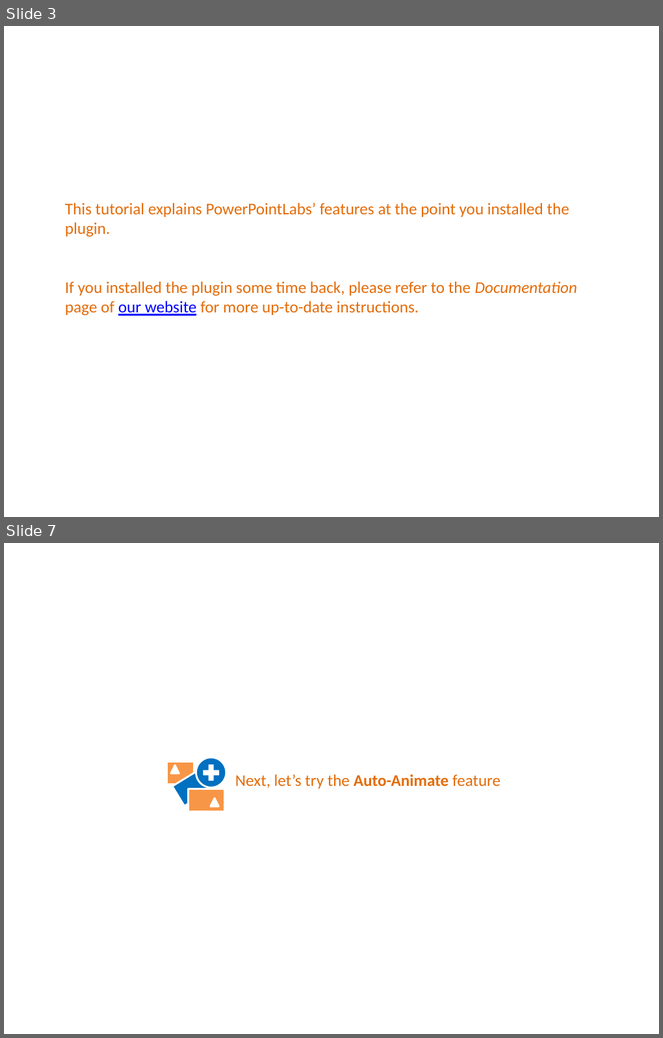
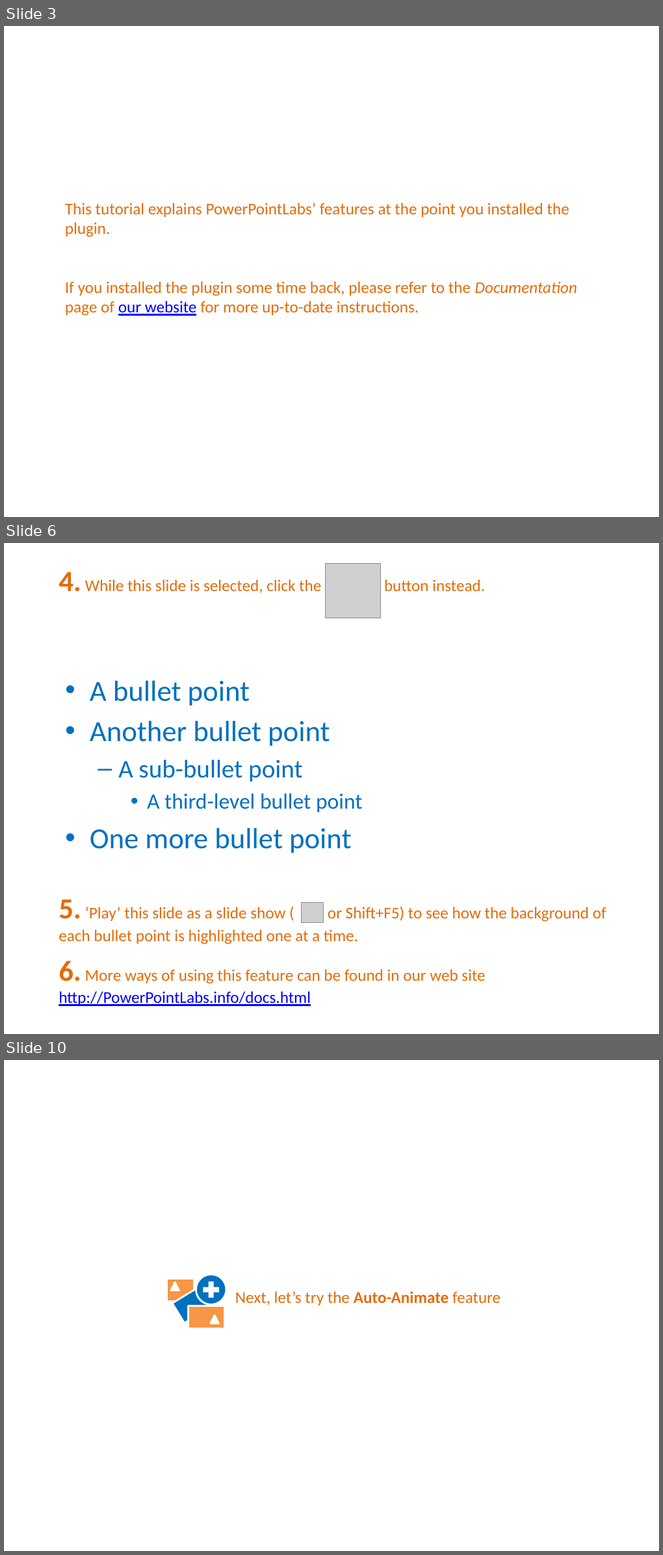
Before and after one commit to PowerPointLabs/PowerPointLabs, a slide deck: PowerPointLabs/PowerPointLabs/PowerPointLabs Quick Tutorial.pptx. Shown one above the other, each under a label of ours: slides 3 and 7 before the commit, slides 3, 6 and 10 after it; the slides between them are not shown. The pictures are 663x1038 and 663x1555 pixels, drawn with LibreOffice and Linux fonts; fonts in the diff are those of the drawing; grey boxes stand for pictures. Boxes give left, top, right and bottom in pixels: in the first picture for what was removed or moved away, otherwise in the second. Text is boxed around its words. In the diff, an @@ line names an element or a change of style, - is before the commit and + after.

```diff
--- a/PowerPointLabs/PowerPointLabs/PowerPointLabs Quick Tutorial.pptx
+++ b/PowerPointLabs/PowerPointLabs/PowerPointLabs Quick Tutorial.pptx
@@ slide 6 added at bbox=[4, 543, 659, 1034], background #FFFFFF @@
@@ text added at bbox=[59, 572, 485, 593], 18 pt, text #E46C0A @@
+4. While this slide is selected, click the button instead.
@@ picture added at bbox=[326, 563, 381, 618] @@
@@ text added at bbox=[90, 681, 363, 854], 32 pt, text #0070C0 @@
+• A bullet point
+• Another bullet point
+  – A sub-bullet point
+    • A third-level bullet point
+• One more bullet point
@@ text added at bbox=[59, 900, 607, 945], 18 pt, text #E46C0A @@
+5. ‘Play’ this slide as a slide show ( or Shift+F5) to see how the background of each bullet point is highlighted one at a time.
@@ picture added at bbox=[302, 902, 323, 923] @@
@@ text added at bbox=[59, 961, 485, 1006], 18 pt, text #E46C0A @@
+6. More ways of using this feature can be found in our web site http://PowerPointLabs.info/docs.html
@@ what was slide 7 is now slide 10 @@
```
Also in this commit, not shown: 4 slides changed, 14 other slides added.
